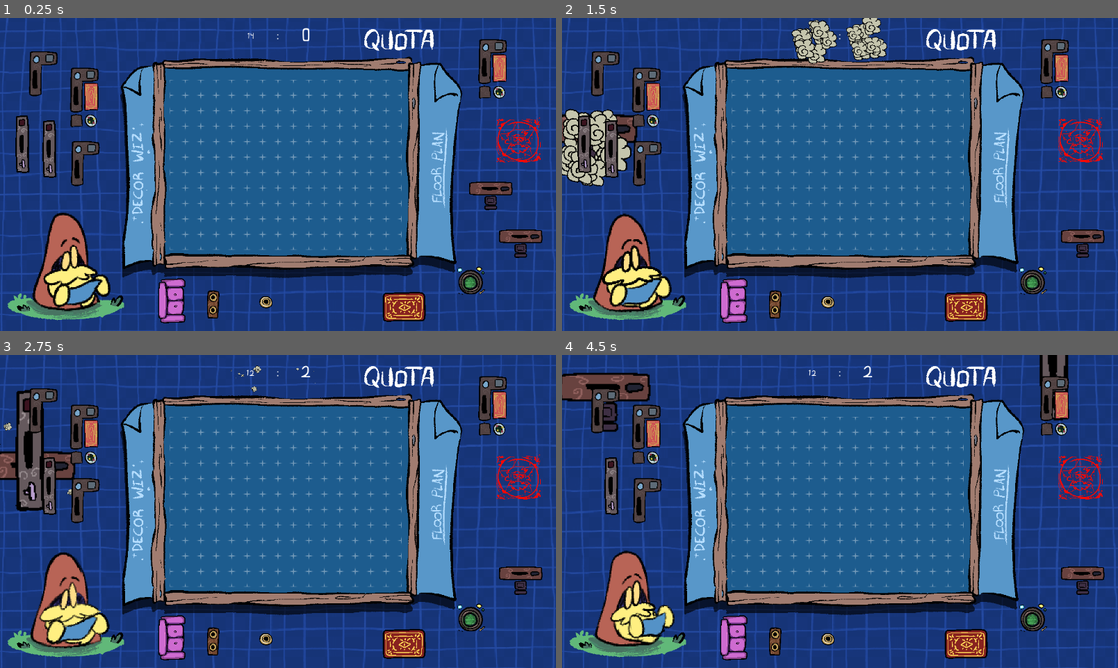
Above: before the commit, frames 1-4 (two rows, left to right).
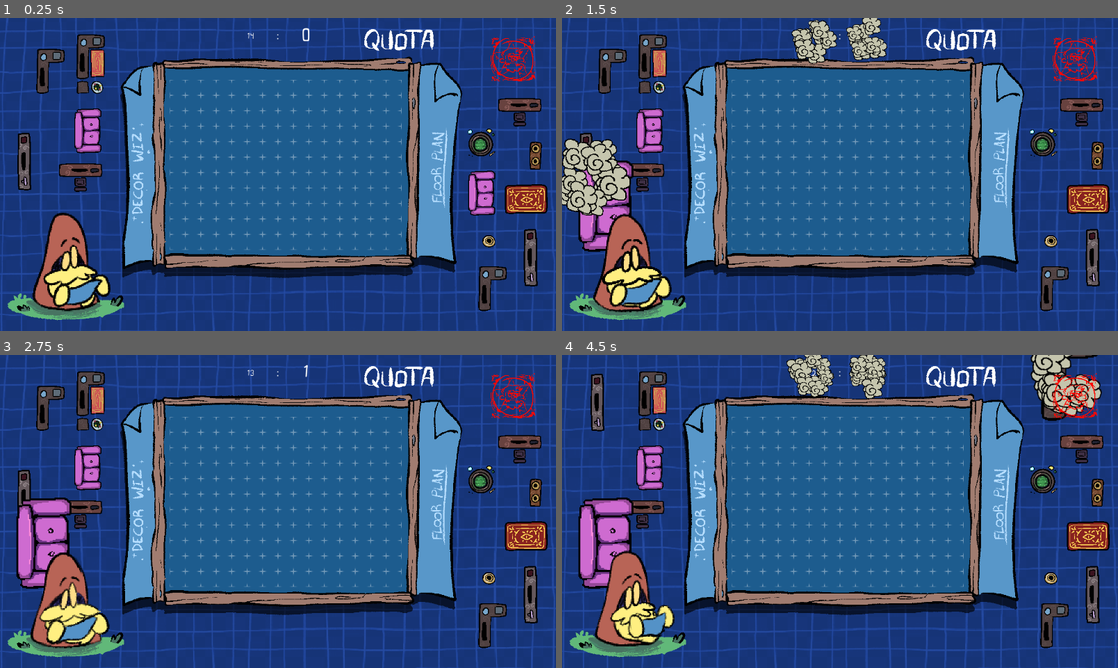
Above: after the commit, the same moments.

Repository: Greatmystic/DecorWizard
Game: Godot game, scene res://Content/Scenes/Levels/main.tscn
Same seed, same stepped clock (60 frames per second), same inputs: the game is played once before the commit and once after it.
Inputs (mouse positions are in pixels of both pictures, inside the frame that each line leads up to):
- Up to frame 1 (0.25 s): no input
- Up to frame 2 (1.5 s): move the mouse to (1051, 202) at 0.52 s; tap Space (ScaleSpell) at 0.6, 1.35 s; click (1051, 202) at 0.67 s; move the mouse to (584, 168) at 1.27 s; click (584, 168) at 1.42 s
- Up to frame 3 (2.75 s): move the mouse to (22, 505) at 2.02 s; tap Space (ScaleSpell) at 2.1 s; click (22, 505) at 2.17 s
- Up to frame 4 (4.5 s): tap Space (ScaleSpell) at 2.85, 3.6, 4.35 s; click (584, 505) at 2.92 s; move the mouse to (595, 426) at 3.52 s; click (595, 426) at 3.67 s; tap Enter at 4.25 s; move the mouse to (1045, 414) at 4.27 s; click (1045, 414) at 4.42 s

The runs differ from the first frame. In frame 1, 11% of the frame differs, in the area x 2-99%, y 5-98%; in frame 2, 13%; in frame 3, 14%; in frame 4, 15%, in the area x 0-99%, y 0-98%.

Commit message:
Added more blocks

Diff:
--- a/Content/Scenes/FX/cloud_burst.tscn
+++ b/Content/Scenes/FX/cloud_burst.tscn
@@ -7,7 +7,6 @@
 point_count = 2
 
 [node name="CloudBurst" type="CPUParticles2D"]
-texture_filter = 1
 emitting = false
 amount = 10
 lifetime = 0.7
--- a/Content/Scenes/Levels/main.tscn
+++ b/Content/Scenes/Levels/main.tscn
@@ -98,46 +98,46 @@
 [node name="Blocks" type="Node2D" parent="."]
 
 [node name="T-Desk" parent="Blocks" instance=ExtResource("10_qwwjj")]
-position = Vector2(1016, 385)
+position = Vector2(1076, 212)
+
+[node name="T-Desk2" parent="Blocks" instance=ExtResource("10_qwwjj")]
+position = Vector2(166, 347)
 
 [node name="I Block" parent="Blocks" instance=ExtResource("10_tnufd")]
-position = Vector2(46, 310)
+position = Vector2(50, 346)
+
+[node name="I Block2" parent="Blocks" instance=ExtResource("10_tnufd")]
+position = Vector2(1099, 545)
 
 [node name="L Block" parent="Blocks" instance=ExtResource("11_gew7y")]
-position = Vector2(73, 147)
+position = Vector2(88, 142)
 
-[node name="DeskCarpet" parent="Blocks" instance=ExtResource("12_sencg")]
-position = Vector2(1004, 122)
+[node name="L Block2" parent="Blocks" instance=ExtResource("11_gew7y")]
+position = Vector2(1004, 592)
 
 [node name="PentaGurlu" parent="Blocks" instance=ExtResource("13_kt0hh")]
-position = Vector2(1075, 253)
+position = Vector2(1064, 85)
 
 [node name="DeskCarpet2" parent="Blocks" instance=ExtResource("12_sencg")]
-position = Vector2(158, 181)
-
-[node name="BlockT-COPY" parent="Blocks" instance=ExtResource("10_qwwjj")]
-position = Vector2(1078, 484)
-
-[node name="I Block2" parent="Blocks" instance=ExtResource("10_tnufd")]
-position = Vector2(102, 320)
-
-[node name="L Block2" parent="Blocks" instance=ExtResource("11_gew7y")]
-position = Vector2(160, 333)
+position = Vector2(171, 112)
 
 [node name="Cauldron" parent="Blocks" instance=ExtResource("14_efmqu")]
-position = Vector2(961, 529)
+position = Vector2(982, 243)
 
 [node name="Carpet" parent="Blocks" instance=ExtResource("15_6hm46")]
-position = Vector2(805, 582)
+position = Vector2(1058, 359)
 
 [node name="Pot" parent="Blocks" instance=ExtResource("16_md281")]
-position = Vector2(519, 588)
+position = Vector2(981, 462)
 
 [node name="PotDesk" parent="Blocks" instance=ExtResource("17_h4xgv")]
-position = Vector2(442, 577)
+position = Vector2(1110, 269)
 
 [node name="Couch" parent="Blocks" instance=ExtResource("18_wk656")]
-position = Vector2(340, 554)
+position = Vector2(166, 202)
+
+[node name="Couch2" parent="Blocks" instance=ExtResource("18_wk656")]
+position = Vector2(982, 331)
 
 [node name="Decor" parent="." instance=ExtResource("9_tsqbp")]
 metadata/_edit_lock_ = true
Not shown: 1 places in Content/Scenes/Levels/main.tscn that only renumber resources
Not shown: 1 places in Content/Scenes/decor.tscn that only renumber resources
Not shown, added: Content/Sounds/Fiction Float.mp3
